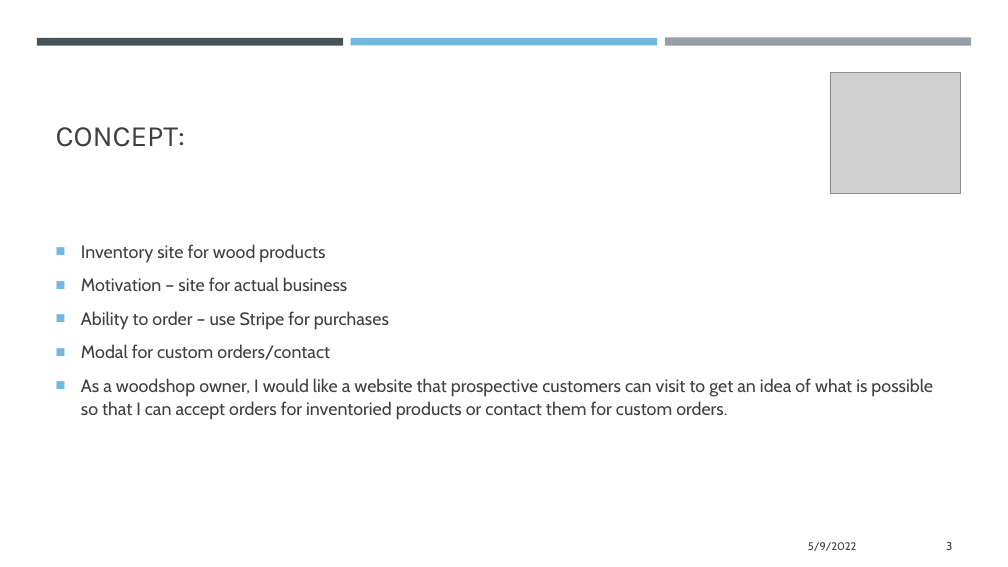
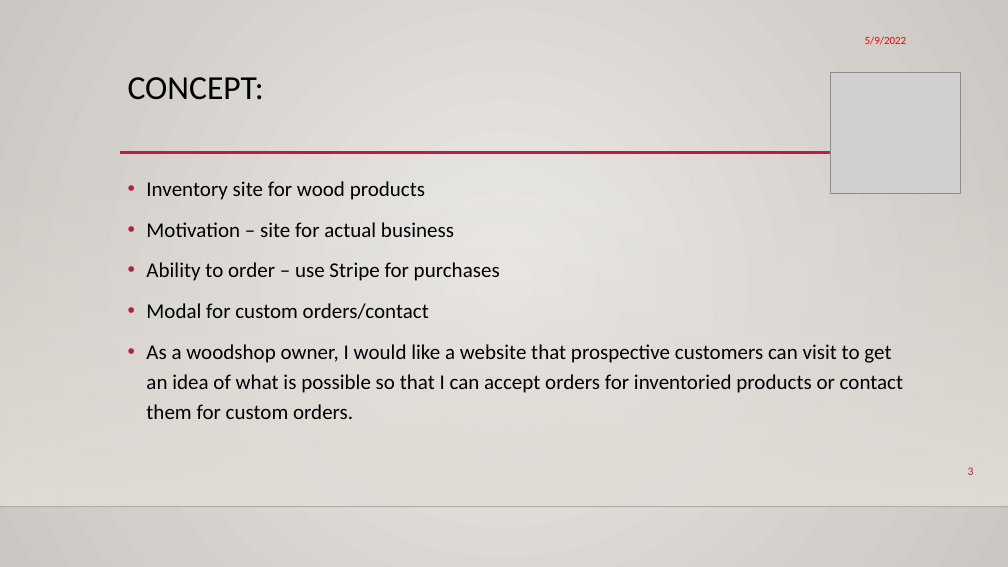
Before and after one commit to doctordutch/baddog, a slide deck: slide 3 of BDW presentation.pptx. Drawn at 1008x567 pixels with LibreOffice and Linux fonts; fonts in the diff are those of the drawing; grey boxes stand for pictures; background and template pictures are left out. Boxes give left, top, right and bottom in pixels: in the first picture for what was removed or moved away, otherwise in the second. Text is boxed around its words. In the diff, an @@ line names an element or a change of style, - is before the commit and + after.

Commit message:
minor revisions trying to get products on home page

```diff
--- a/BDW presentation.pptx
+++ b/BDW presentation.pptx
@@ background #FFFFFF to gradient #ECEAE7 to #CAC7C1 @@
@@ text "5/9/2022": place and size @@
-text "5/9/2022" at box(808, 542, 857, 551)
+text "5/9/2022" at box(865, 36, 907, 45)
@@ text "5/9/2022" at box(865, 36, 907, 45): font Cabin to Calibri, text colour #404040 to #FF0000 @@
@@ rectangle removed at box(37, 38, 343, 45) @@
@@ rectangle removed at box(351, 38, 657, 45) @@
@@ rectangle removed at box(665, 38, 971, 46) @@
@@ title "CONCEPT:": place and size @@
-title "CONCEPT:" at box(56, 127, 185, 147)
+title "CONCEPT:" at box(128, 77, 264, 100)
@@ title "CONCEPT:" at box(128, 77, 264, 100): size 28 to 32 pt, font Karla to Calibri, text colour #404040 to #000000; line spacing 1 to 0.9; vertical alignment bottom to top @@
@@ rectangle added at box(0, 167, 1008, 507), fill gradient #DFDBD5 @@
@@ text "Inventory site for wood products": place and size @@
-text "Inventory site for wood products" at box(81, 244, 933, 420)
+text "Inventory site for wood products" at box(146, 181, 903, 419)
@@ text "Inventory site for wood products" at box(146, 181, 903, 419): size 17 to 20 pt, font Cabin to Calibri, text colour #404040 to #000000; bullet ■ to •; line spacing 1.1 to 1.2; bullet colour #71B9E4 to #B71E42; vertical alignment middle to top @@
@@ line added from (120, 153) to (915, 153), #B71E42 2.5 pt @@
@@ page number: place and size @@
-page number at box(946, 542, 952, 550)
+page number at box(968, 467, 974, 475)
@@ page number at box(968, 467, 974, 475): font Cabin to Calibri, text colour #404040 to #B71E42; vertical alignment middle to top @@
@@ line added from (0, 507) to (1008, 507), #000001 1 pt @@
```
Also in this commit, not shown: 5 other slides changed, 1 slide removed, 2 other files.
